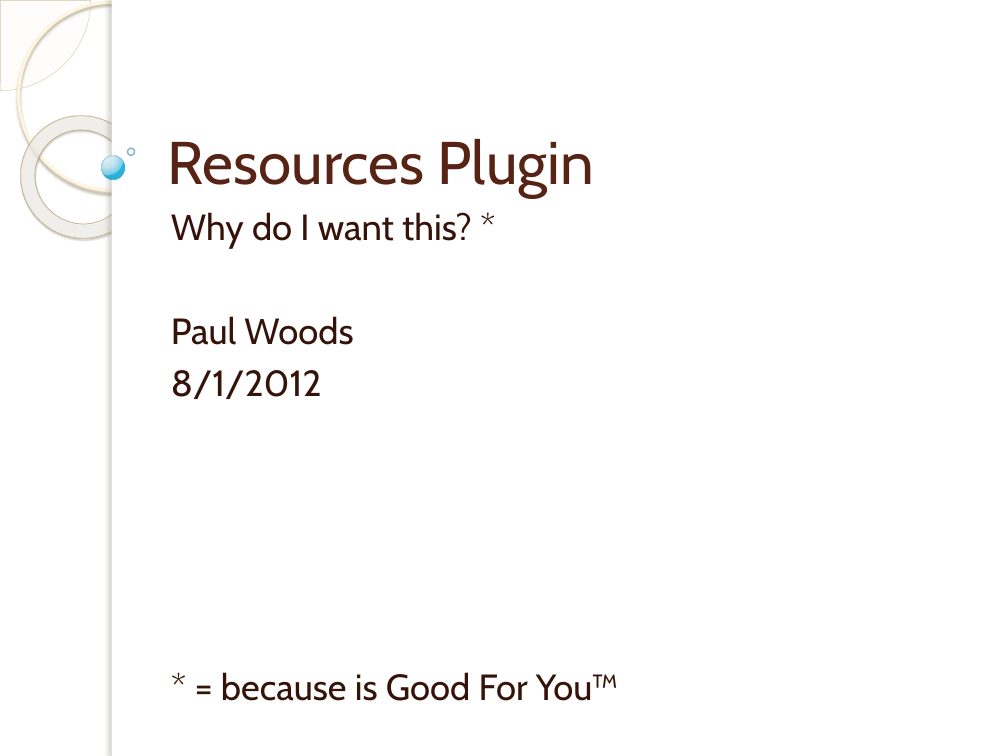
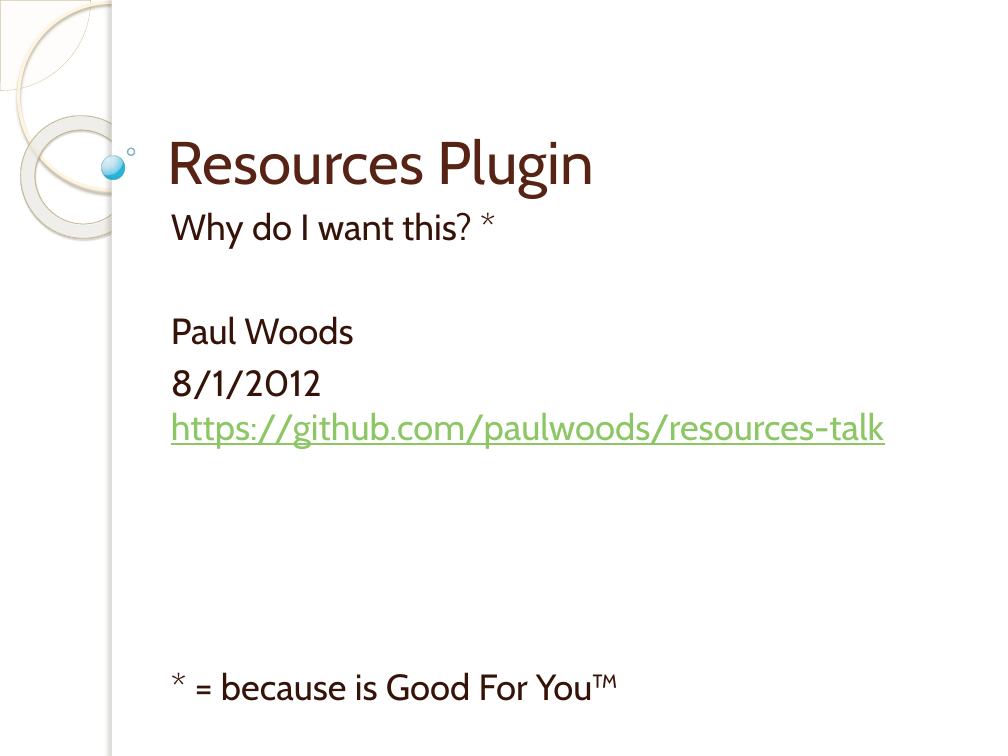
Before and after one commit to paulwoods/resources-talk, a slide deck: slide 1 of resources-talk.pptx. Drawn at 1008x756 pixels with LibreOffice and Linux fonts; fonts in the diff are those of the drawing; background and template pictures are left out. Boxes give left, top, right and bottom in pixels: in the first picture for what was removed or moved away, otherwise in the second. Text is boxed around its words. In the diff, an @@ line names an element or a change of style, - is before the commit and + after.

Commit message:
Updated presentation.

```diff
--- a/resources-talk.pptx
+++ b/resources-talk.pptx
@@ subtitle at (171, 370, 884, 448): text changed; text colour #361309 to #8DC765 @@
-8/1/2012
+8/1/2012
+https://github.com/paulwoods/resources-talk
```
